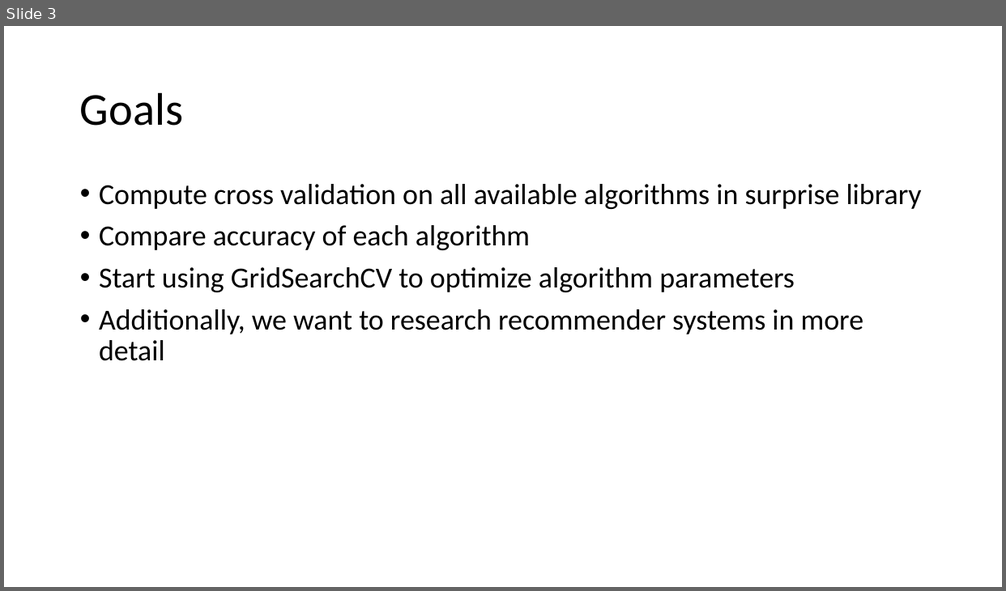
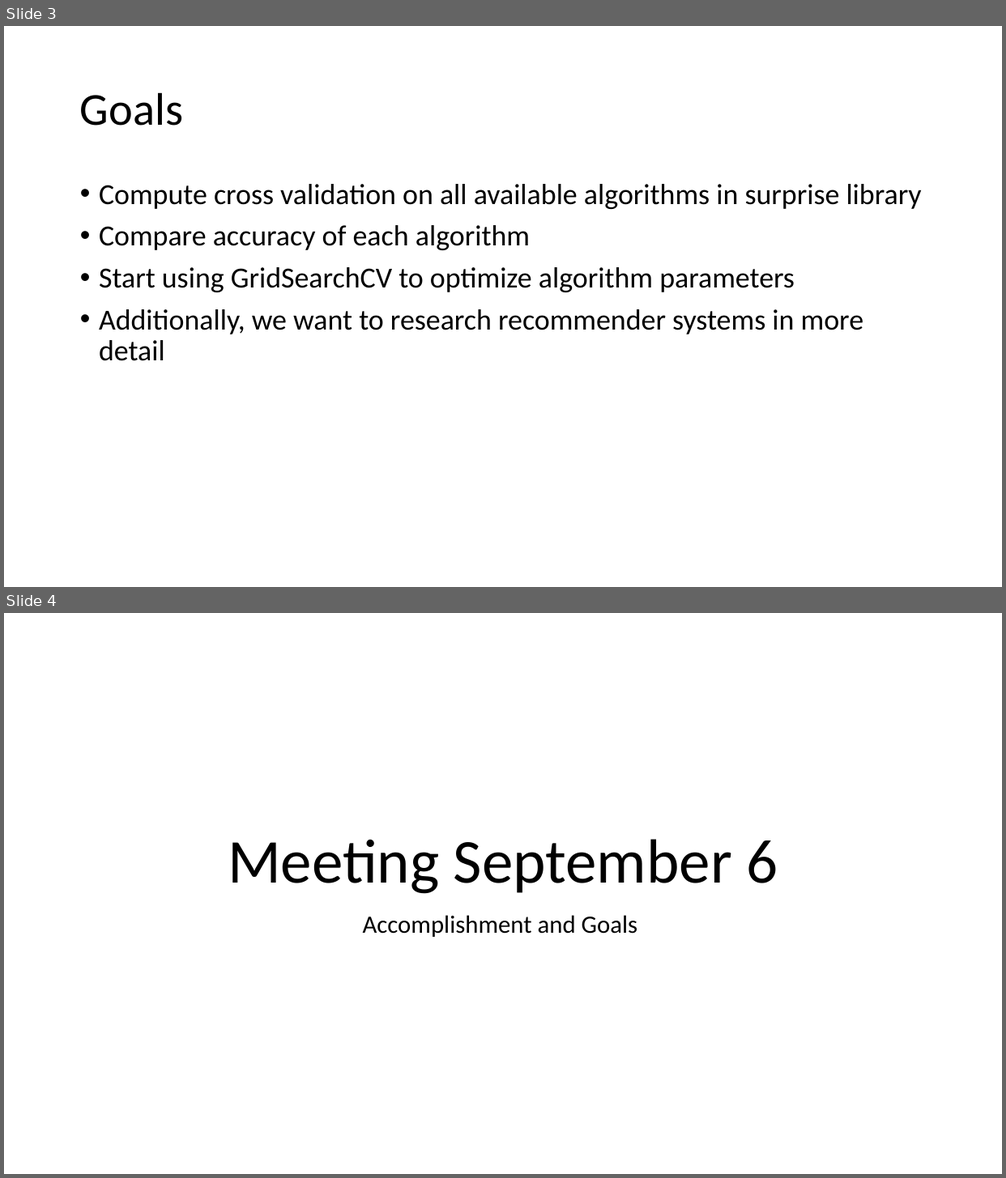
Before and after one commit to meherunabi/UM_Project_P1, a slide deck: Weekly Updates/Aug 30.pptx. Shown one above the other, each under a label of ours: slide 3 before the commit, slides 3 and 4 after it. The pictures are 1006x591 and 1006x1178 pixels, drawn with LibreOffice and Linux fonts; fonts in the diff are those of the drawing. Boxes give left, top, right and bottom in pixels: in the first picture for what was removed or moved away, otherwise in the second. Text is boxed around its words. In the diff, an @@ line names an element or a change of style, - is before the commit and + after.

```diff
--- a/Weekly Updates/Aug 30.pptx
+++ b/Weekly Updates/Aug 30.pptx
@@ slide 4 added at (4,613,1002,1174), background #FFFFFF @@
@@ title added at (228,839,778,894), 60 pt, text #000000 @@
+Meeting September 6
@@ subtitle added at (363,915,638,937), 24 pt, text #000000 @@
+Accomplishment and Goals
```
Also in this commit, not shown: 2 other slides added.
